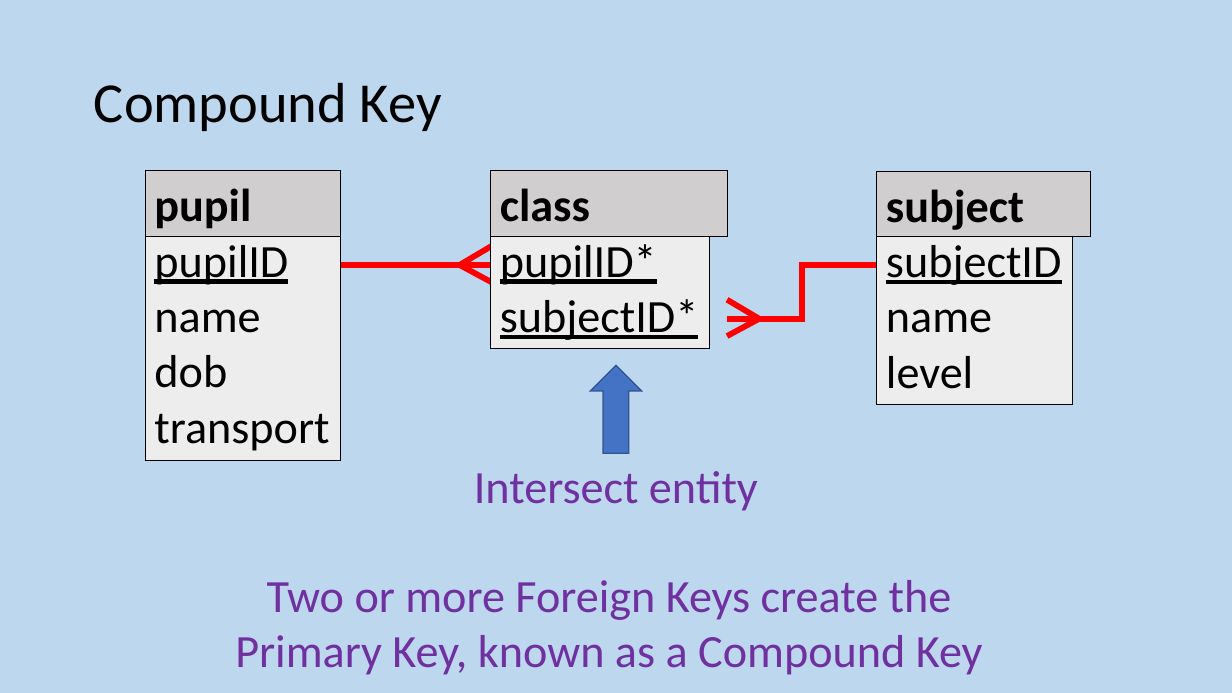
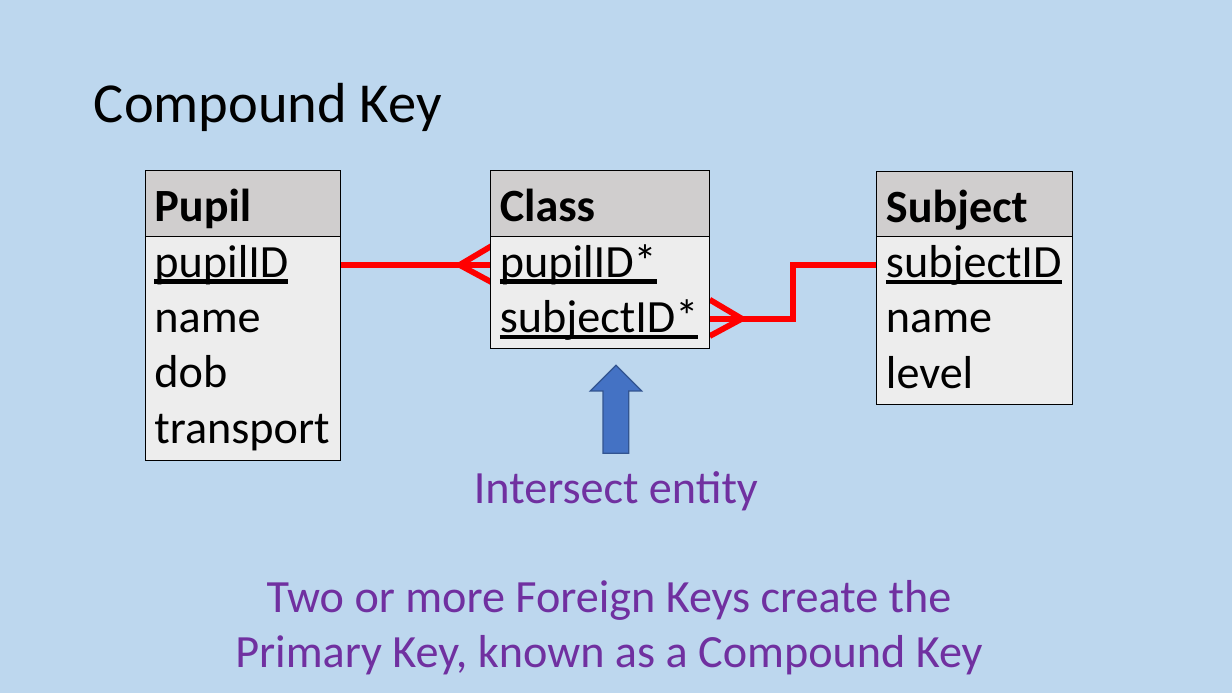
Before and after one commit to MrFriendCS/MrFriendCS.github.io, a slide deck: slide 75 of higher/ddd/H CS DDD Slides.pptx. Drawn at 1232x693 pixels with LibreOffice and Linux fonts; fonts in the diff are those of the drawing. Boxes give left, top, right and bottom in pixels: in the first picture for what was removed or moved away, otherwise in the second. Text is boxed around its words. In the diff, an @@ line names an element or a change of style, - is before the commit and + after.

```diff
--- a/higher/ddd/H CS DDD Slides.pptx
+++ b/higher/ddd/H CS DDD Slides.pptx
@@ rectangle "Class": place and size @@
-rectangle "Class" at [491, 171, 728, 237]
+rectangle "Class" at [491, 171, 710, 237]
@@ rectangle "Subject": place and size @@
-rectangle "Subject" at [877, 171, 1091, 237]
+rectangle "Subject" at [877, 171, 1073, 237]
@@ text in rectangle at [154, 188, 251, 229]: text changed @@
-pupil
+Pupil
@@ text in rectangle at [500, 188, 595, 222]: text changed @@
-class
+Class
@@ text in rectangle at [886, 189, 1028, 230]: text changed @@
-subject
+Subject
@@ elbow line moved from (877, 265) - (727, 319) to (877, 265) - (710, 319) @@
@@ line moved from (760, 319) - (727, 299) to (742, 319) - (710, 299) @@
@@ line moved from (760, 319) - (727, 336) to (742, 319) - (710, 336) @@
```
Also in this commit, not shown: 43 other slides changed, 38 other files.
